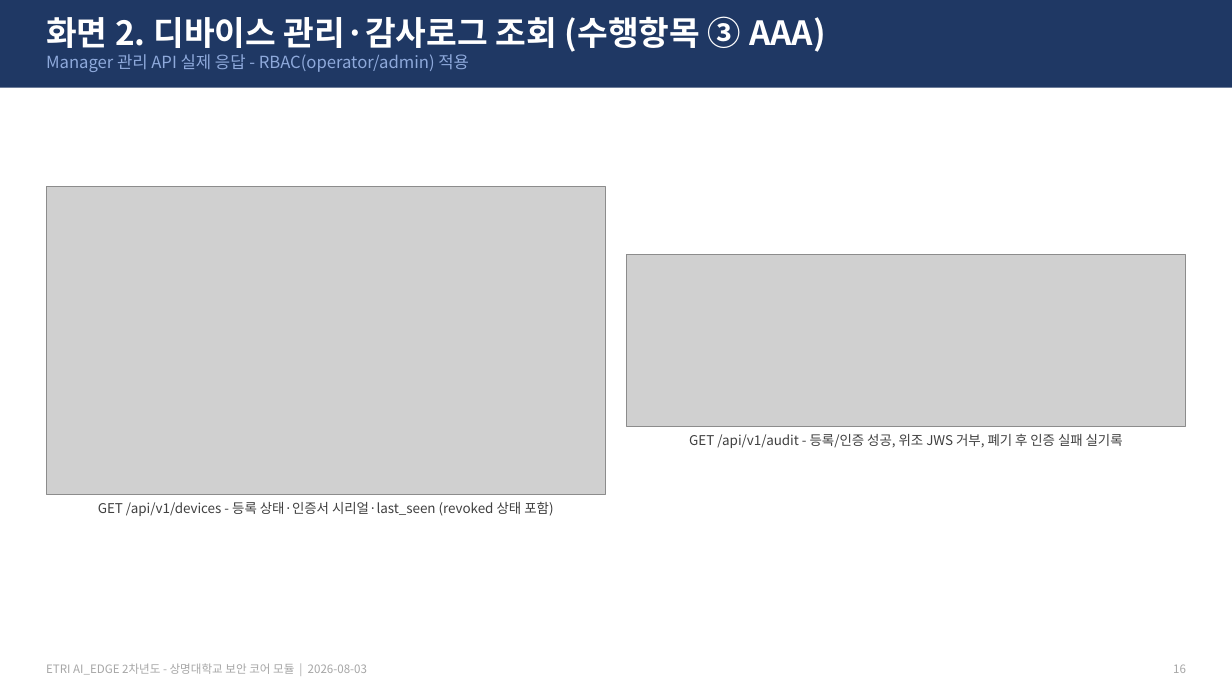
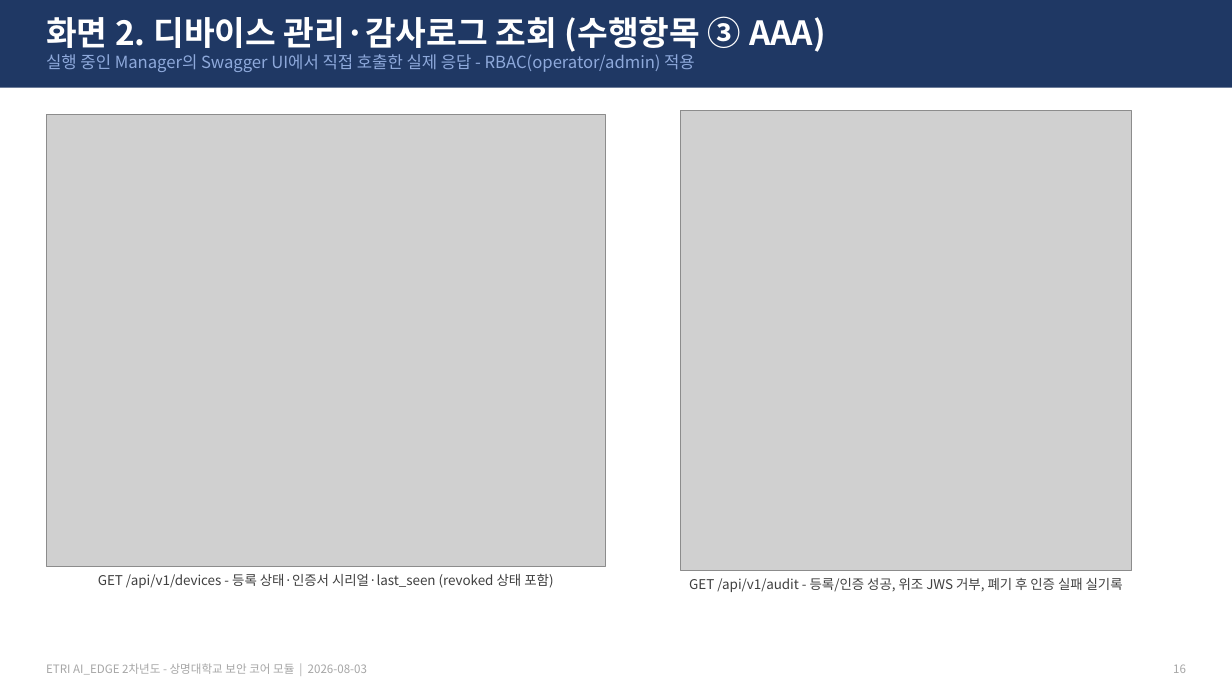
Before and after one commit to 55wind/kubeedge-edge-prototype, a slide deck: slide 16 of ppt/ETRI_2차년도_수행항목_매핑.pptx. Drawn at 1232x693 pixels with LibreOffice and Linux fonts; fonts in the diff are those of the drawing; grey boxes stand for pictures. Boxes give left, top, right and bottom in pixels: in the first picture for what was removed or moved away, otherwise in the second. Text is boxed around its words. In the diff, an @@ line names an element or a change of style, - is before the commit and + after.

```diff
--- a/ppt/ETRI_2차년도_수행항목_매핑.pptx
+++ b/ppt/ETRI_2차년도_수행항목_매핑.pptx
@@ text at [46, 51, 695, 72]: text changed @@
-Manager 관리 API 실제 응답 - RBAC(operator/admin) 적용
+실행 중인 Manager의 Swagger UI에서 직접 호출한 실제 응답 - RBAC(operator/admin) 적용
@@ picture: place and size @@
-picture at [46, 187, 605, 494]
+picture at [46, 115, 605, 567]
@@ picture: place and size @@
-picture at [627, 255, 1186, 427]
+picture at [680, 111, 1132, 570]
@@ text "GET /api/v1/devices - 등록 상태·인증서 ...": place and size @@
-text "GET /api/v1/devices - 등록 상태·인증서 ..." at [98, 502, 553, 516]
+text "GET /api/v1/devices - 등록 상태·인증서 ..." at [98, 574, 553, 588]
@@ text "GET /api/v1/audit - 등록/인증 성공, ...": place and size @@
-text "GET /api/v1/audit - 등록/인증 성공, ..." at [689, 434, 1123, 448]
+text "GET /api/v1/audit - 등록/인증 성공, ..." at [689, 578, 1123, 592]
```
Also in this commit, not shown: 4 other slides changed, 1 slide added, 20 other files.
